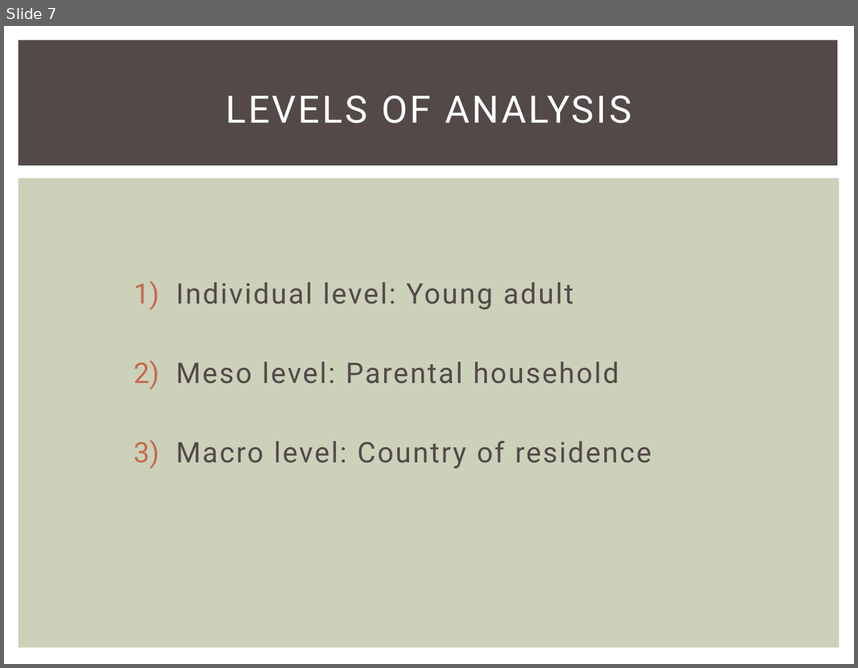
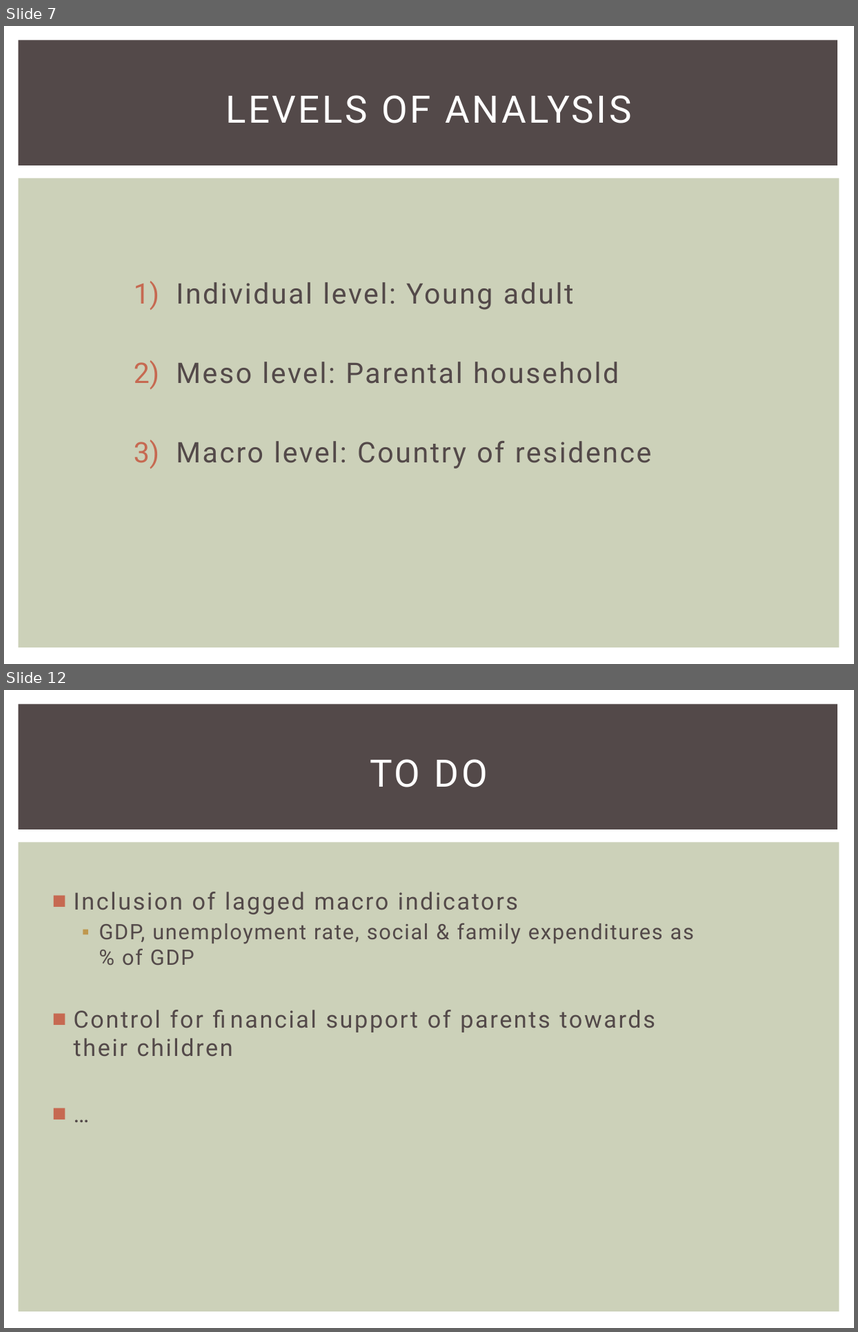
Before and after one commit to Drs-Jusy-Fischges/Solidaritaet, a slide deck: Poster & Präsis/Coll_Tubi.pptx. Shown one above the other, each under a label of ours: slide 7 before the commit, slides 7 and 12 after it; the slides between them are not shown. The pictures are 858x668 and 858x1332 pixels, drawn with LibreOffice and Linux fonts; fonts in the diff are those of the drawing. Boxes give left, top, right and bottom in pixels: in the first picture for what was removed or moved away, otherwise in the second. Text is boxed around its words. In the diff, an @@ line names an element or a change of style, - is before the commit and + after.

```diff
--- a/Poster & Präsis/Coll_Tubi.pptx
+++ b/Poster & Präsis/Coll_Tubi.pptx
@@ slide 12 added at bbox=[4, 690, 854, 1328], background #FFFFFF; not listed: 2 template elements that a slide beside it also shows @@
@@ title added at bbox=[370, 759, 488, 787], 32 pt, text #FFFFFF @@
+TO DO
@@ text added at bbox=[74, 891, 694, 1056], 20 pt, text #534949 @@
+■ Inclusion of lagged macro indicators
+  ▪ GDP, unemployment rate, social & family expenditures as % of GDP
+■ Control for financial support of parents towards their children
+■ …
```
Also in this commit, not shown: 7 slides changed, 1 slide removed.
